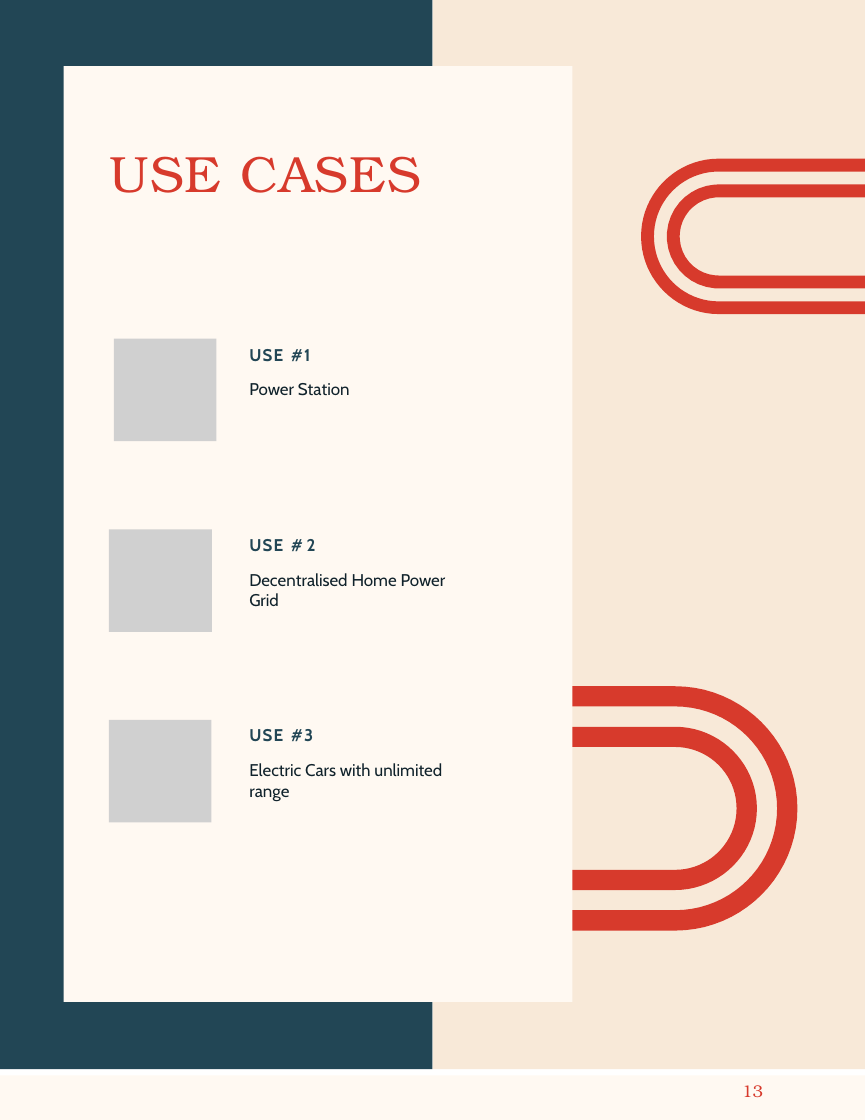
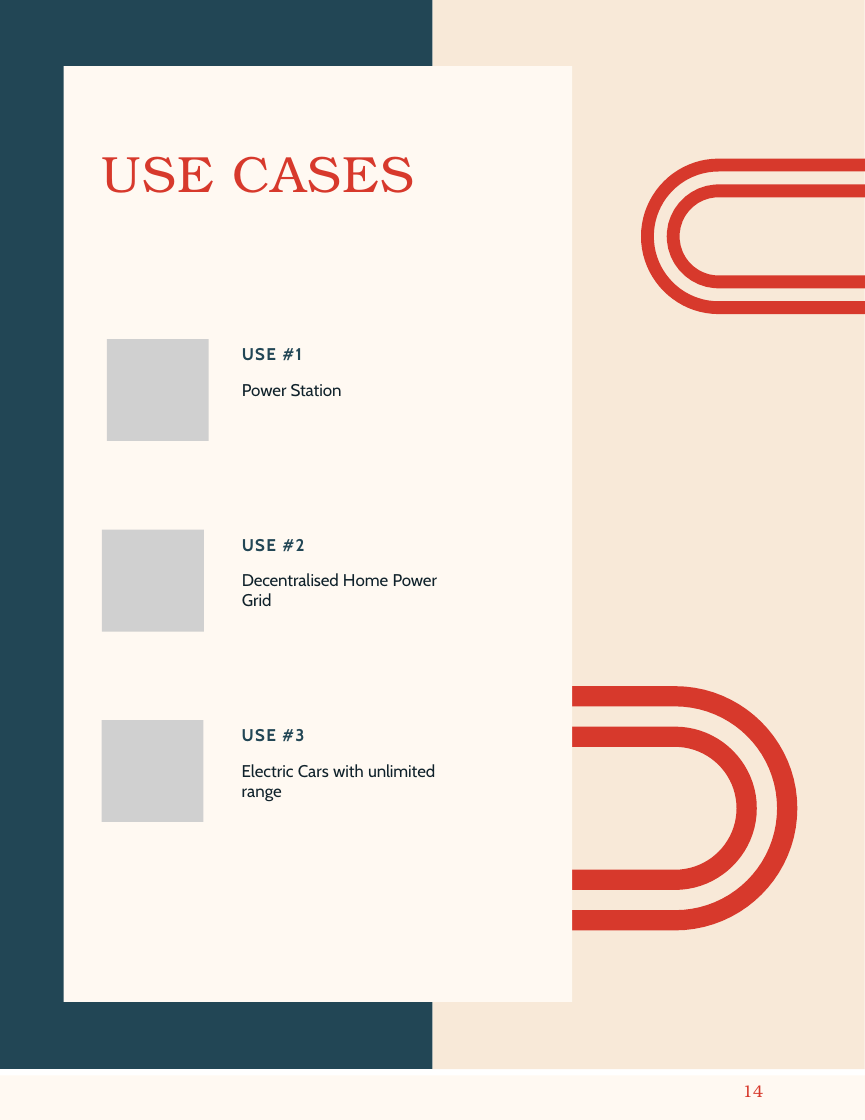
Before and after one commit to AMACMachine/Free-Energy, a slide deck: slide 14 of AMAC White Paper September 2nd 2023.pptx (slide 13 before the commit). Drawn at 865x1120 pixels with LibreOffice and Linux fonts; fonts in the diff are those of the drawing; grey boxes stand for pictures. Boxes give left, top, right and bottom in pixels: in the first picture for what was removed or moved away, otherwise in the second. Text is boxed around its words. In the diff, an @@ line names an element or a change of style, - is before the commit and + after.

```diff
--- a/AMAC White Paper September 2nd 2023.pptx
+++ b/AMAC White Paper September 2nd 2023.pptx
@@ title "USE CASES" at (x1=102, y1=156, x2=414, y2=193): text colour #D73A2C to #D7392C; letter spacing 0.8 to 0.6 pt, letter spacing -0.3 to 0 pt in "USE"; letter spacing 0.8 to 0.9 pt in "USE CASES"; letter spacing 1.1 to 0.8 pt, letter spacing 0.5 to 0.9 pt, letter spacing 0.8 to 1 pt, letter spacing -0.2 to 0 pt in "CASES"; indent changed @@
@@ text "USE #1" at (x1=242, y1=348, x2=342, y2=397): letter spacing 0.8 to 0.9 pt in "USE"; letter spacing -0.1 to 0 pt in "Station" @@
@@ text at (x1=242, y1=539, x2=304, y2=552): spaces changed @@
-USE # 2
+USE #2
@@ text at (x1=242, y1=573, x2=437, y2=607): letter spacing 0 to -0.1 pt in "Decentralised Grid"; letter spacing -0.1 to 0 pt in "Home Grid" @@
@@ 3 pictures moved together from (x1=109, y1=339, x2=217, y2=822) to (x1=102, y1=339, x2=209, y2=821) @@
@@ 3 texts moved together from (x1=249, y1=349, x2=446, y2=802) to (x1=242, y1=348, x2=437, y2=802) @@
@@ text "USE #3" at (x1=242, y1=729, x2=435, y2=802): letter spacing 0.8 to 0.9 pt in "USE"; letter spacing 0.9 to 0.8 pt in "#3"; letter spacing -0.1 to 0 pt in "Electric Cars with range"; letter spacing -0.1 to 0.1 pt in "Cars"; letter spacing -0.1 to -0.2 pt in "range" @@
@@ freeform shape at (x1=0, y1=1075, x2=865, y2=1119): outline redrawn @@
@@ page number at (x1=742, y1=1085, x2=763, y2=1097): text changed; text colour #D73A2C to #D7392C @@
-13
+14
```
Also in this commit, not shown: 15 other slides changed, 3 slides added, 2 slides removed, 1 other file.
